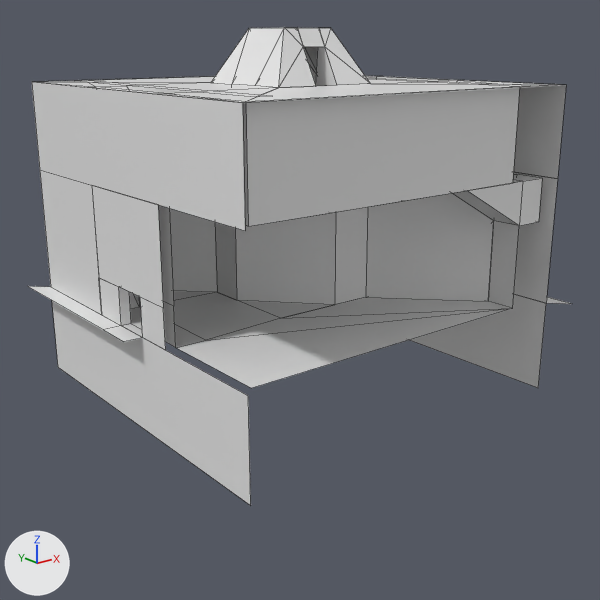
The Blender file Maps/Facility/facility.blend as it was, and as the next commit left it.
Rendered twice from a 50 mm lens placed at (-50.3, -64.4, 22.0), pointed at (-0.3, -1.9, -2.9). Every picture has the same lights, and +X, +Y and +Z are marked at lower left. Mesh edges are drawn as thin lines.

The first picture shows 'facility_frame'.
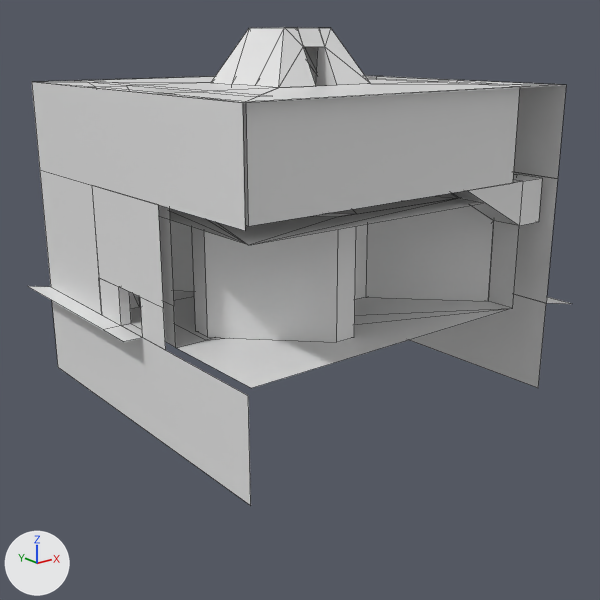
Boxes [x1, y1, x2, y2] around the edits, measured in the pictures (600 x 600 px):
part 1 of me_cube, built on: after [169, 193, 481, 342]

The change, as a diff of the scene's bpy script:
```diff
--- a/Maps/Facility/facility.blend.py
+++ b/Maps/Facility/facility.blend.py
@@ me_cube @@
 # used by ob_facility_frame; location = (0.0, 0.0, 0.0); scale = (18.1, 18.1, 18.1)
-me_cube.from_pydata(...)  # 218 vertices, 186 faces, 90 loose edges; spans x -1.1..1.1, y -1.1..1.1, z -1.0..1.28
+me_cube.from_pydata(...)  # 266 vertices, 219 faces, 121 loose edges; spans x -1.1..1.1, y -1.1..1.1, z -1.0..1.28
+# me_cube part 1
+# 2 loose edges are deleted
+# 25 vertices are added at x -0.78..0.78, y -1.0..1.0, z -0.16..0.45
+# 15 new vertices lie (0.0, 0.0, 0.61) away from vertices in x -0.94..0.94, y -0.94..0.94, z -0.16
+# 8 new vertices lie (0.0, 0.0, 0.61) away from vertices in x -0.75..0.75, y -0.75..0.75, z -0.16
+# 33 loose edges are added
+# 33 new faces join them
 me_cube.materials.append(mat_material)
```
